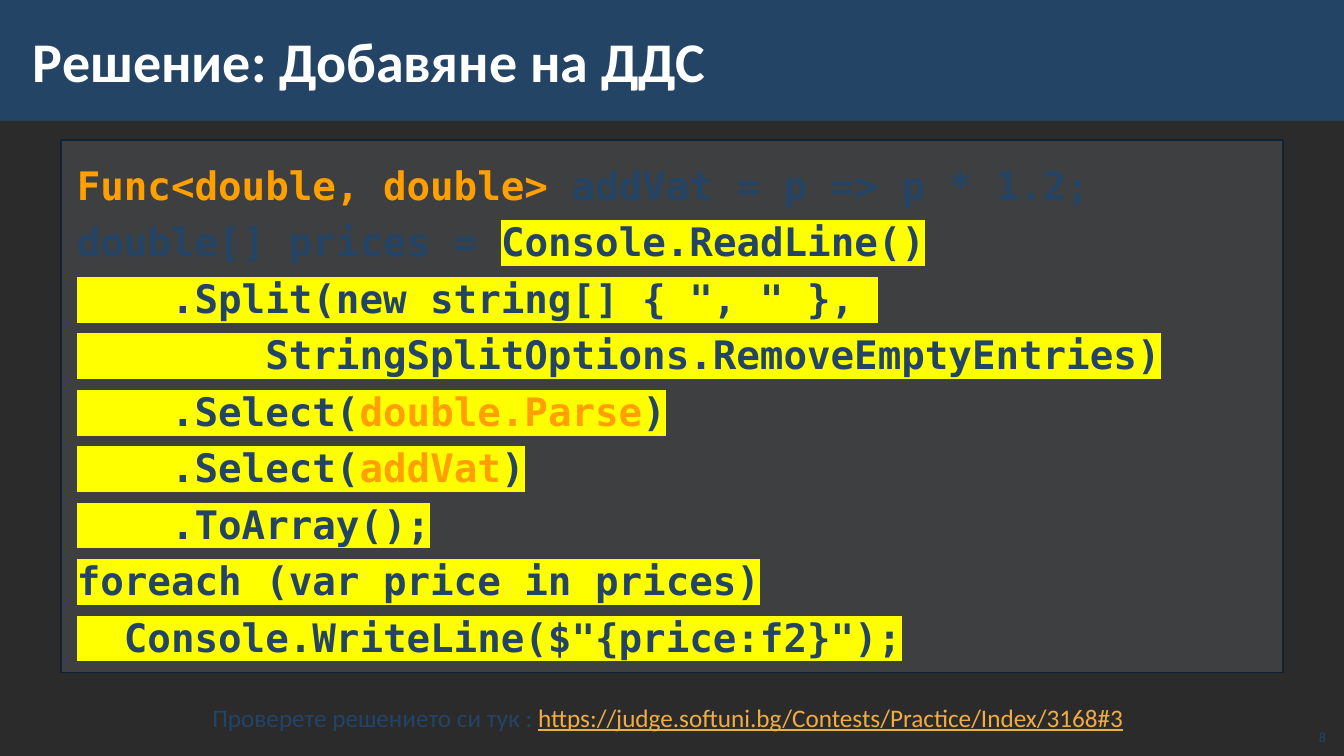
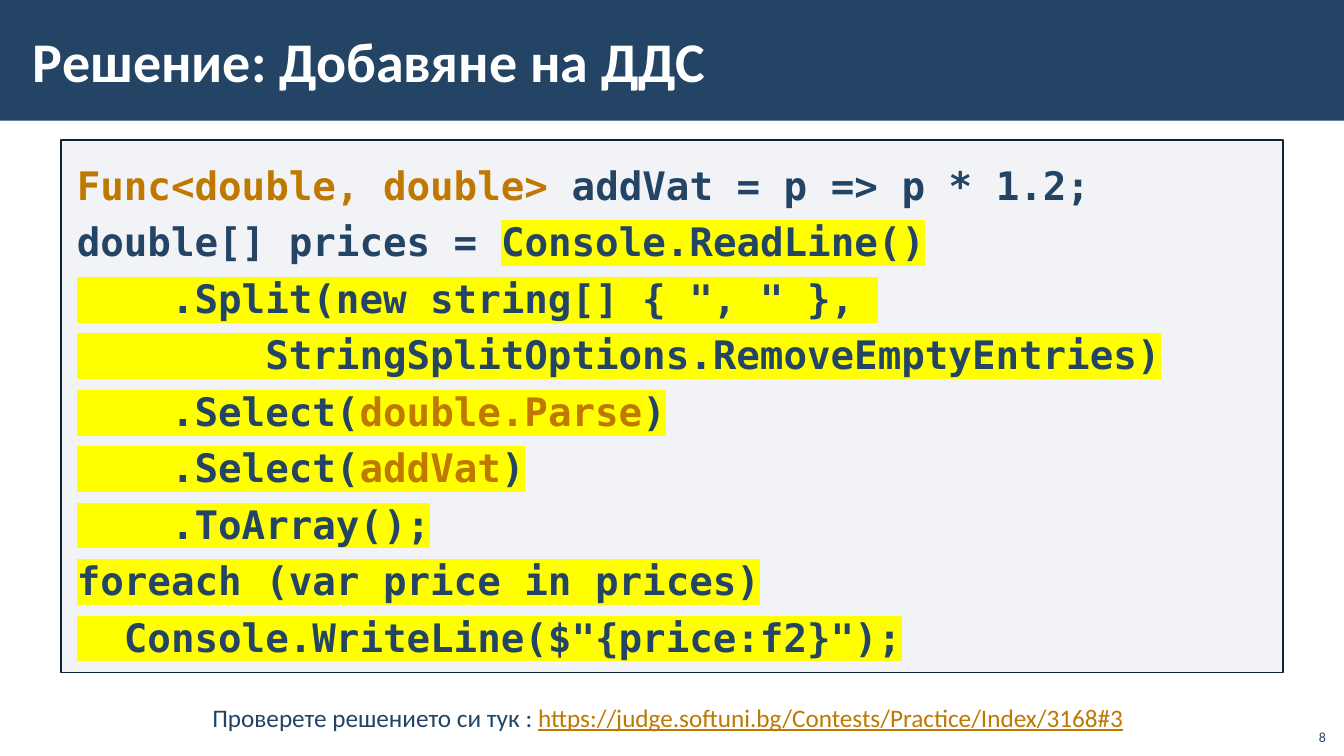
Before and after one commit to BG-IT-Edu/School-Programming, a slide deck: slide 8 of Courses/Software-Sciences/Module-1-OOP/12.2-Delegates-and-Events-Advanced/12.2-Delegates-and-Events-Advanced.pptx. Drawn at 1344x756 pixels with LibreOffice and Linux fonts; fonts in the diff are those of the drawing; background and template pictures are left out; a plain dark background stands for a picture behind light text. Boxes give left, top, right and bottom in pixels: in the first picture for what was removed or moved away, otherwise in the second. Text is boxed around its words. In the diff, an @@ line names an element or a change of style, - is before the commit and + after.

```diff
--- a/Courses/Software-Sciences/Module-1-OOP/12.2-Delegates-and-Events-Advanced/12.2-Delegates-and-Events-Advanced.pptx
+++ b/Courses/Software-Sciences/Module-1-OOP/12.2-Delegates-and-Events-Advanced/12.2-Delegates-and-Events-Advanced.pptx
@@ background picture (left out) to #FFFFFF @@
@@ text in rectangle at <box>77,170,1090,487</box>: text colour #FFA000 to #BF7800 in "Func<double, double>", ".Select(double.Parse)", ".Select(addVat)" @@
@@ text "Проверете решението си тук : ..." at <box>212,709,1123,732</box>: text colour #F2AC44 to #BF7800 in "https://judge.softuni.bg/Contests/Practice/Index/3168#3" @@
```
Also in this commit, not shown: 21 other slides changed, 3 slides added, 3 slides removed, 1 other file.
